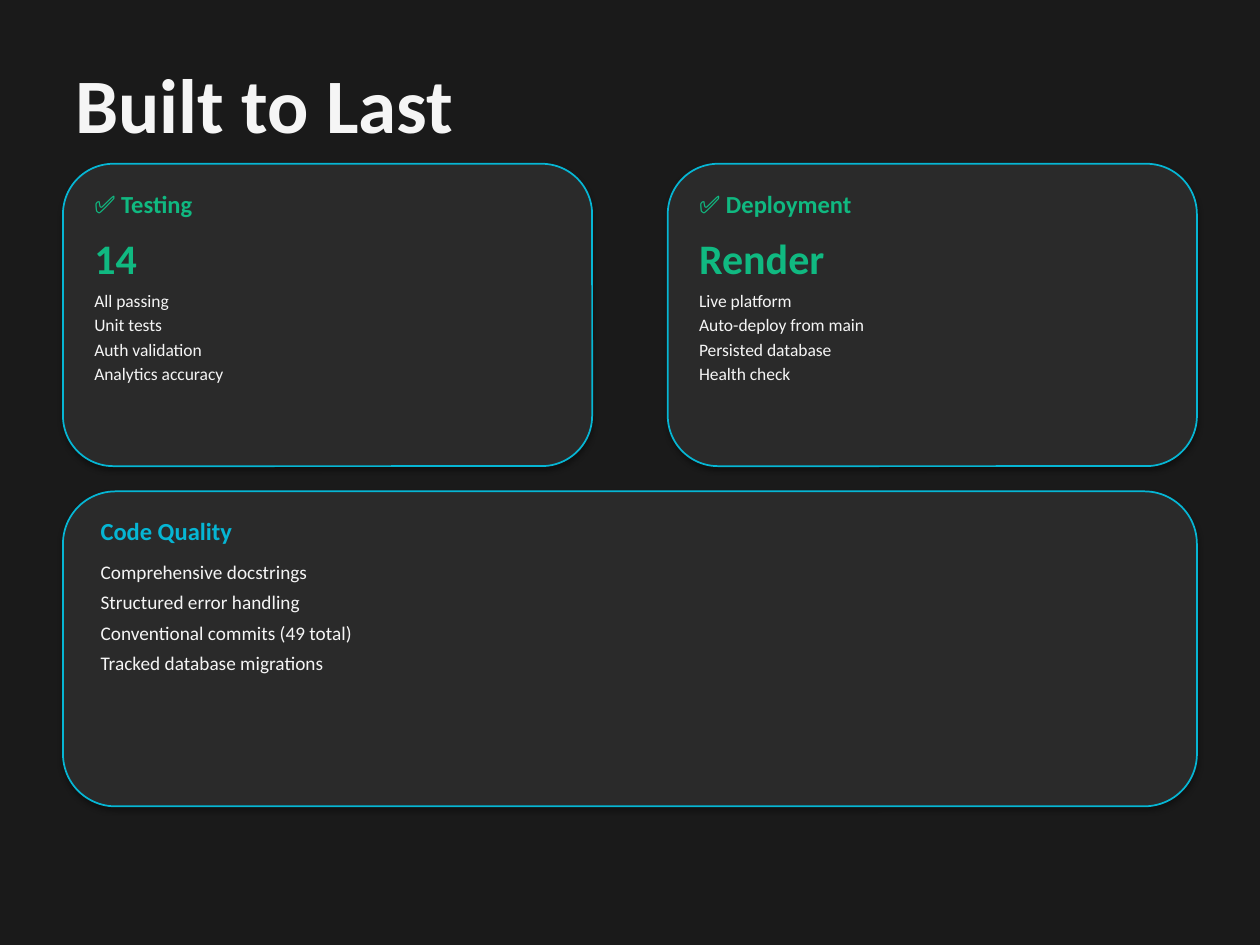
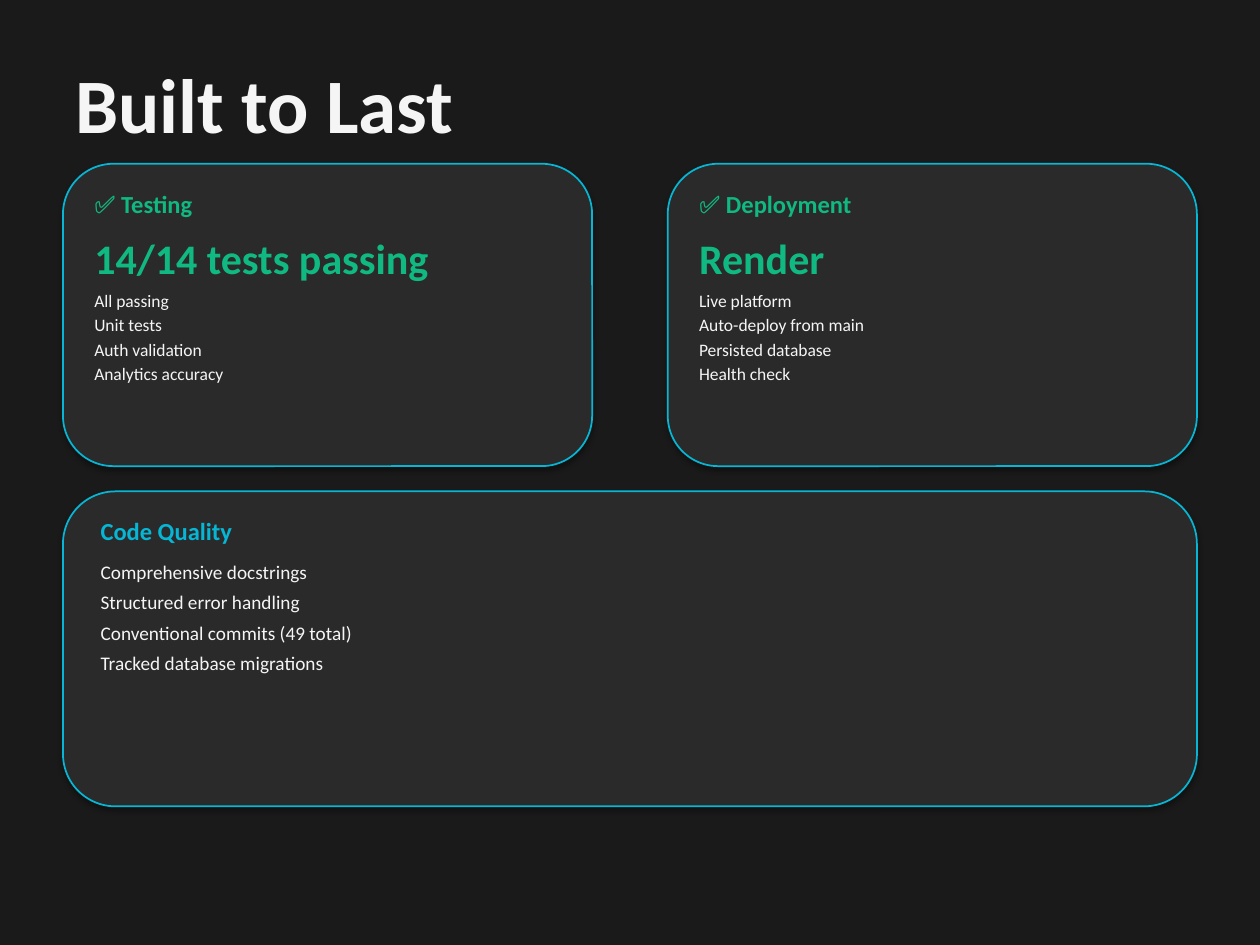
Before and after one commit to NicolasIssa1/COMP3011-CW1-HABIT-API, a slide deck: slide 6 of docs/PRESENTATION.pptx. Drawn at 1260x945 pixels with LibreOffice and Linux fonts; fonts in the diff are those of the drawing. Boxes give left, top, right and bottom in pixels: in the first picture for what was removed or moved away, otherwise in the second. Text is boxed around its words. In the diff, an @@ line names an element or a change of style, - is before the commit and + after.

```diff
--- a/docs/PRESENTATION.pptx
+++ b/docs/PRESENTATION.pptx
@@ text at [94,244,428,281]: text changed @@
-14
+14/14 tests passing
```
Also in this commit, not shown: 1 other slide changed, 1 slide added, 1 slide removed, 2 other files.
